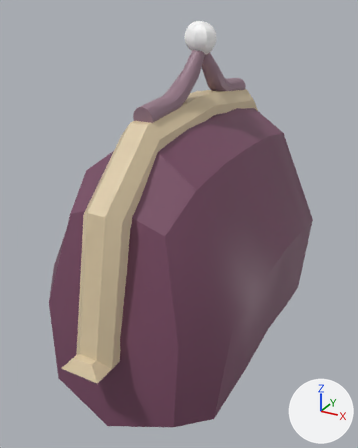
Renders of the FBX model ClassicItemsReturnsUnity/Assets/Resources/fbx/Purse.fbx from each side of a commit.
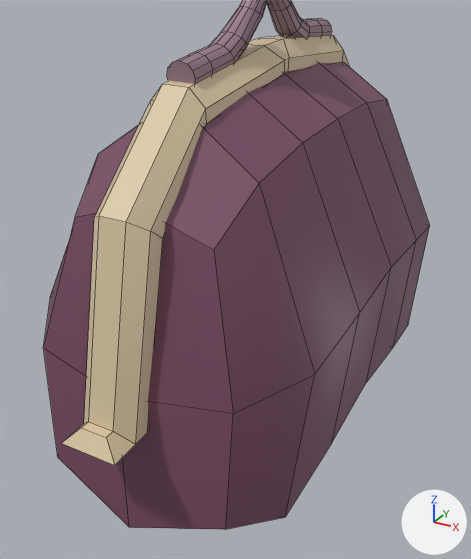
The first picture shows the older version from a 50 mm lens placed at (1.37, -2.73, 1.46), pointed at (-0.08, -0.1, 0.14). The close-ups show both versions on the part from 5% to 95% of the width and 15% to 100% of the height of that picture. The lights are fixed; the arrows at lower right show +X, +Y and +Z. The close-ups show mesh edges as thin lines.
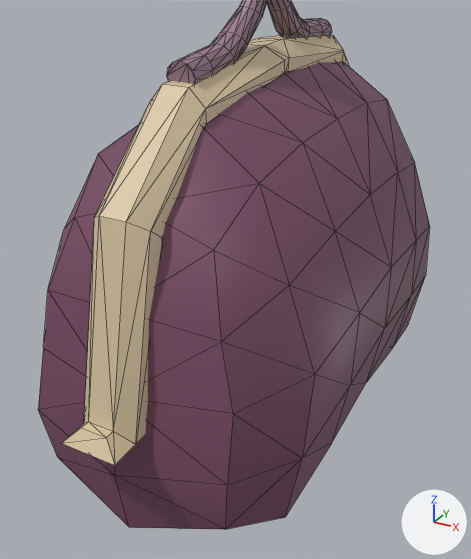
Pixel boxes (x1, y1, x2, y2) of what changed, in the close-ups (471 x 559 px):
```json
{"object": "Cube", "change": "reshaped", "before": [44, 0, 430, 530], "after": [38, 0, 430, 530]}
{"part": 1, "of": "me_cube", "change": "added", "after": [38, 99, 430, 530], "on screen": "brown"}
```

Edits to the scene script, one JSON object a line:
```json
{"block": "me_cube", "where": "# used by ob_cube; location = (0.0, 0.0, 0.0)"}
{"op": "remove", "block": "me_cube", "code": "me_cube.from_pydata(...)  # 374 vertices, 362 faces; spans x -0.62..0.62, y -1.27..1.27, z -0.88..1.38"}
{"op": "add", "block": "me_cube", "code": "me_cube.from_pydata(...)  # 406 vertices, 788 faces; spans x -0.62..0.62, y -1.27..1.27, z -0.88..1.38"}
{"block": "me_cube", "change": "me_cube part 1: 32 vertices added at x -0.62..0.62, y -1.14..1.14, z -0.4..0.4"}
```
